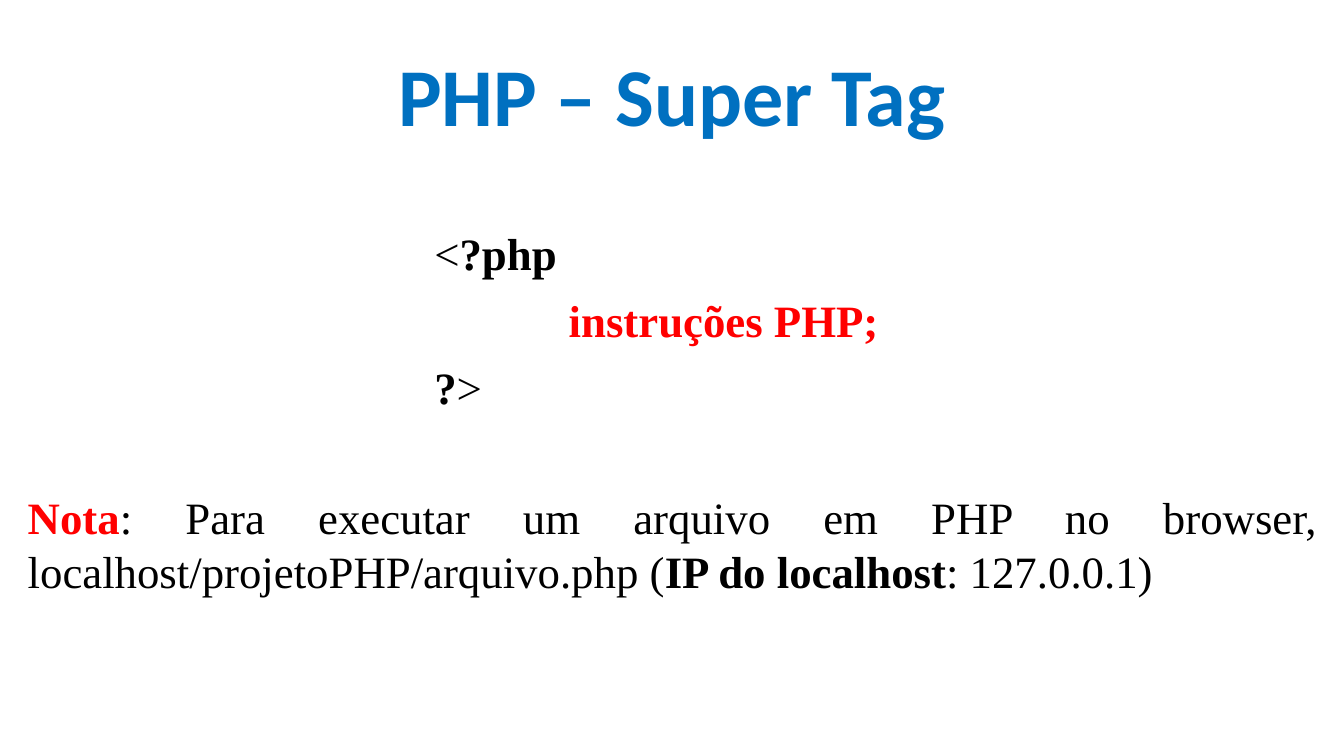
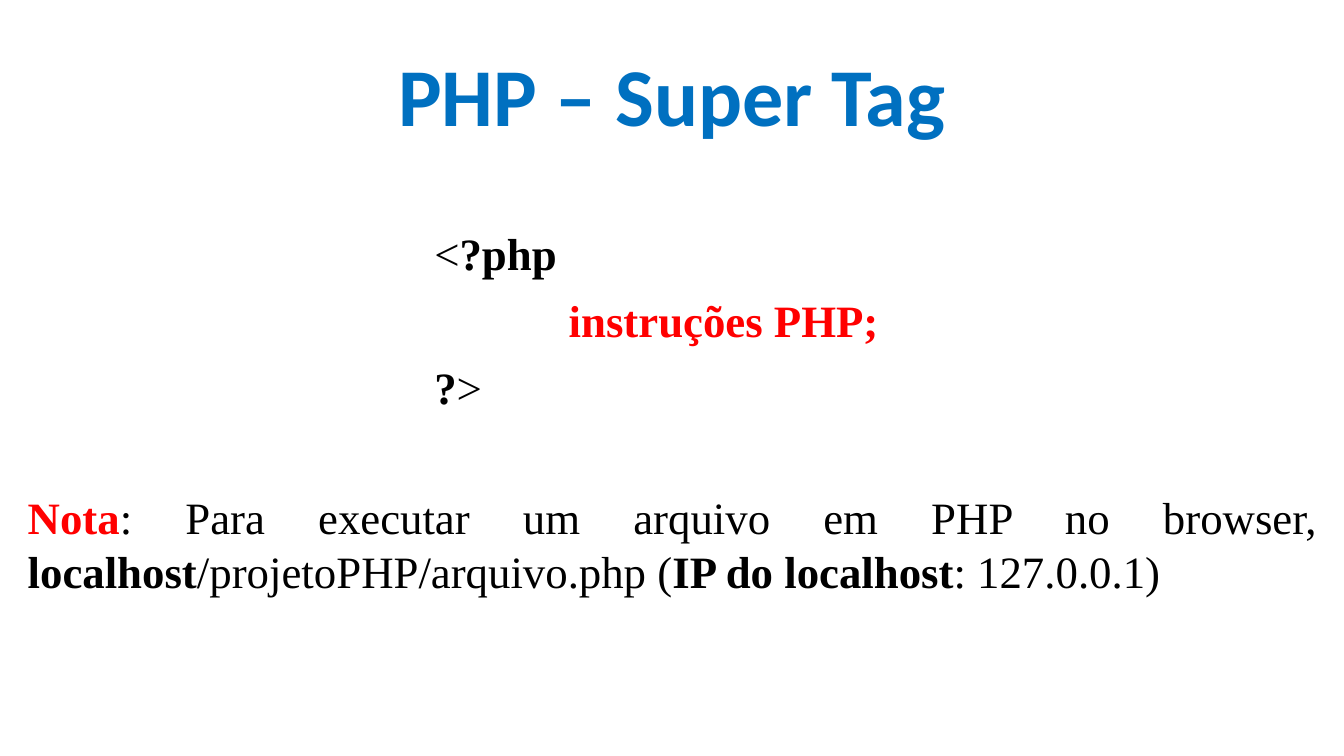
Before and after one commit to CloudEducationBrazil/WydenDesenvolvimentoWebPHP, a slide deck: slide 8 of 01 Classes/Aula 12 e 13 Desenvolvimento Web PHP - PHP.pptx. Drawn at 1344x756 pixels with LibreOffice and Linux fonts; fonts in the diff are those of the drawing; background and template pictures are left out. Boxes give left, top, right and bottom in pixels: in the first picture for what was removed or moved away, otherwise in the second. Text is boxed around its words. In the diff, an @@ line names an element or a change of style, - is before the commit and + after.

```diff
--- a/01 Classes/Aula 12 e 13 Desenvolvimento Web PHP - PHP.pptx
+++ b/01 Classes/Aula 12 e 13 Desenvolvimento Web PHP - PHP.pptx
@@ text at (28,503,1317,597): bold on in "localhost/projetoPHP/arquivo.php" @@
```
Also in this commit, not shown: 2 other slides changed, 1 slide added, 1 slide removed, 25 other files.
